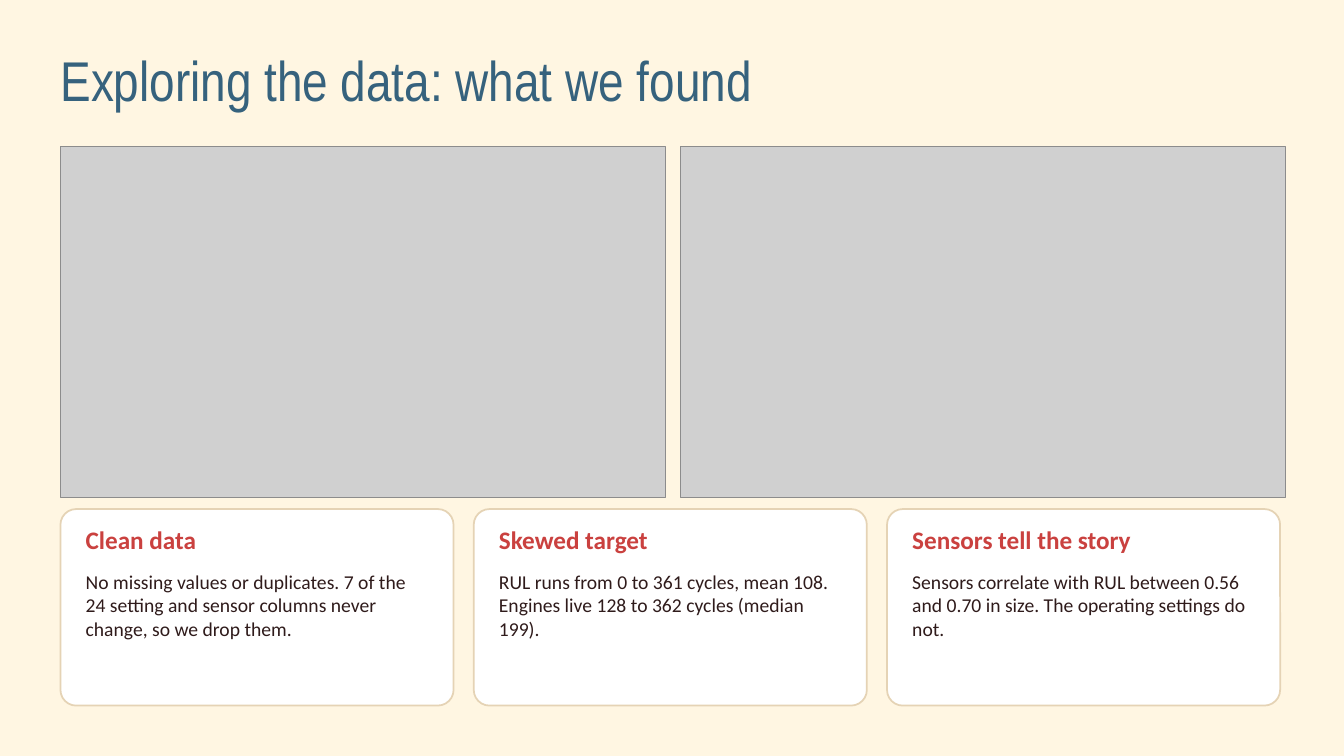
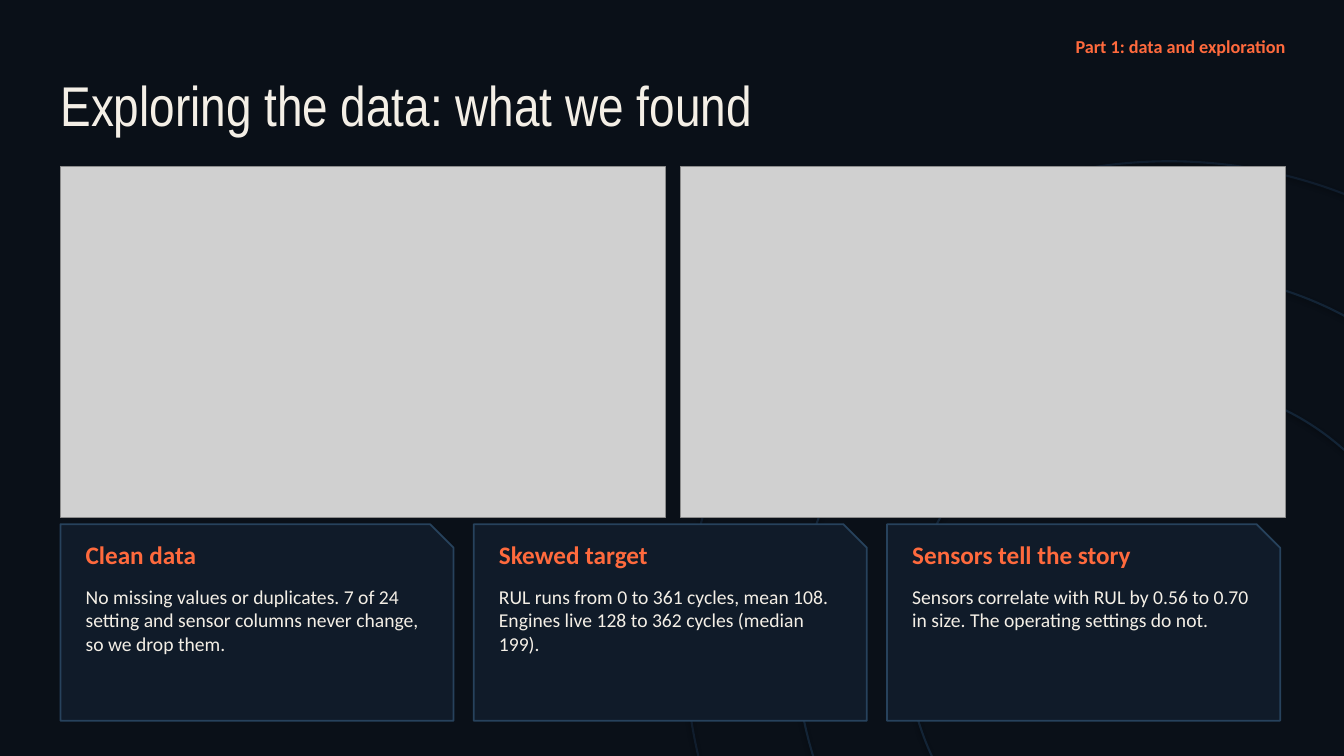
Before and after one commit to Shog7777/engine-rul-project, a slide deck: slide 3 of Presentation/Engine-RUL-Presentation.pptx. Drawn at 1344x756 pixels with LibreOffice and Linux fonts; fonts in the diff are those of the drawing; grey boxes stand for pictures. Boxes give left, top, right and bottom in pixels: in the first picture for what was removed or moved away, otherwise in the second. Text is boxed around its words. In the diff, an @@ line names an element or a change of style, - is before the commit and + after.

```diff
--- a/Presentation/Engine-RUL-Presentation.pptx
+++ b/Presentation/Engine-RUL-Presentation.pptx
@@ background #FFF6E2 to #0A1018 @@
@@ text added at [1076,40,1285,56], 13 pt, text #FF6A3D, bold @@
+Part 1: data and exploration
@@ text "Exploring the data: what we ...": place and size @@
-text "Exploring the data: what we ..." at [60,60,752,111]
+text "Exploring the data: what we ..." at [60,85,752,136]
@@ text "Exploring the data: what we ..." at [60,85,752,136]: text colour #36627D to #F4EFE6 @@
@@ picture: place and size @@
-picture at [60,146,665,497]
+picture at [60,166,665,517]
@@ picture: place and size @@
-picture at [681,146,1286,497]
+picture at [681,166,1286,517]
@@ ellipse added at [686,161,1344,756], outline #101D2D 1.5 pt @@
@@ ellipse added at [797,272,1344,756], outline #132436 1.5 pt @@
@@ ellipse added at [907,383,1344,756], outline #132436 1.5 pt @@
@@ rounded rectangle removed at [60,509,454,706] @@
@@ rounded rectangle removed at [474,509,867,706] @@
@@ rounded rectangle removed at [887,509,1280,706] @@
@@ snip rect added at [60,524,454,721], fill #101B29, outline #27425C 1.25 pt @@
@@ snip rect added at [474,524,867,721], fill #101B29, outline #27425C 1.25 pt @@
@@ snip rect added at [887,524,1280,721], fill #101B29, outline #27425C 1.25 pt @@
@@ 4 texts: place and size @@
-4 texts at [86,531,1131,639]
+4 texts at [86,546,1131,654]
@@ text colour #CA413F to #FF6A3D in 3 elements at [86,546,196,564], [499,546,647,569], [912,546,1131,568] @@
@@ text at [86,590,418,654]: text changed; text colour #2F1B1B to #F4EFE6 @@
-No missing values or duplicates. 7 of the 24 setting and sensor columns never change, so we drop them.
+No missing values or duplicates. 7 of 24 setting and sensor columns never change, so we drop them.
@@ text "RUL runs from 0 to ..." at [499,590,828,654]: text colour #2F1B1B to #F4EFE6 @@
@@ text at [912,590,1249,631]: text changed; text colour #2F1B1B to #F4EFE6 @@
-Sensors correlate with RUL between 0.56 and 0.70 in size. The operating settings do not.
+Sensors correlate with RUL by 0.56 to 0.70 in size. The operating settings do not.
```
Also in this commit, not shown: 8 other slides changed, 3 slides added, 1 slide removed, 1 other file.
